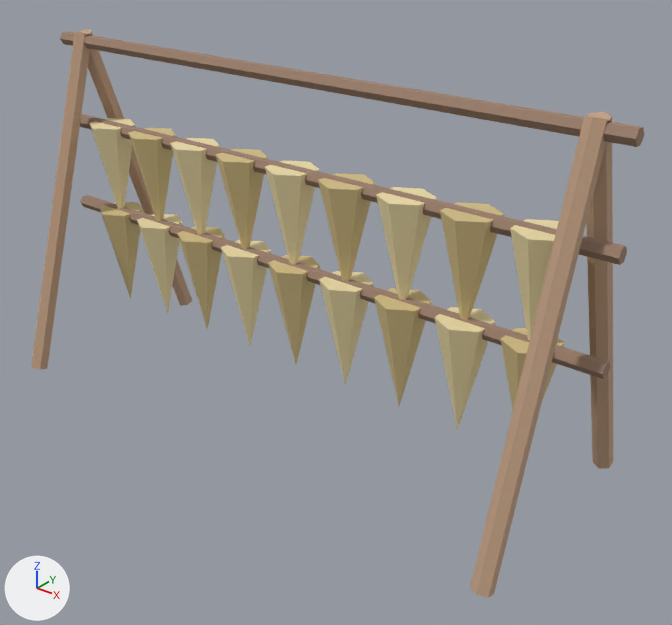
An edit to the glTF model assets/models/env/rice_rack.glb, drawn before and after from the same camera.
The view is the same before and after, from a 50 mm camera at (3.44, -3.9, 3.22) aimed at (0.29, 0.04, 0.78). Arrows for +X, +Y and +Z are at lower left; the lights stay in place. The first picture is the older version. Objects named as collision shapes, trigger or cutter boxes, shadow casters or lower levels of detail are left out. Vertices at exactly the same position are counted once.

Objects in the first picture: 'RiceRack'.
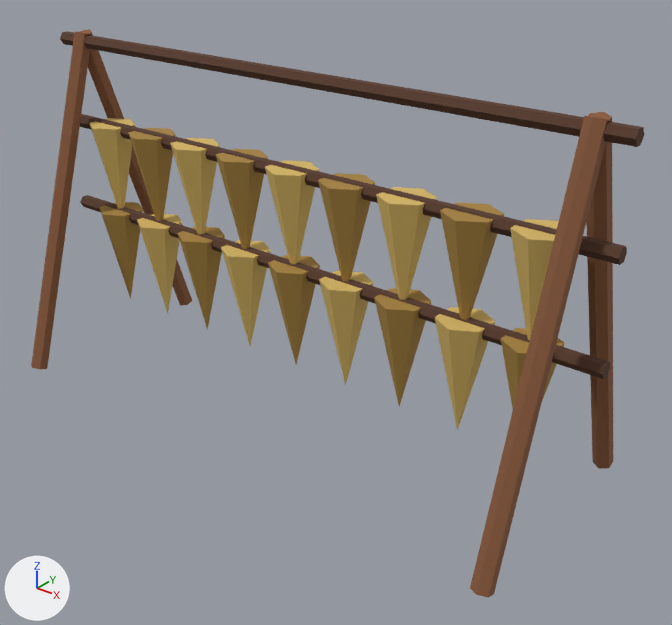
Pixel boxes (x1, y1, x2, y2) of what changed, in the pictures (672 x 625 px):
```json
{"part": 1, "of": "me_ricerack", "change": "recoloured", "before": [31, 29, 613, 597], "after": [31, 29, 613, 597], "on screen": "beige to brown"}
{"part": 2, "of": "me_ricerack", "change": "recoloured", "before": [90, 118, 559, 430], "after": [90, 118, 559, 430], "on screen": "beige to yellow"}
{"part": 3, "of": "me_ricerack", "change": "recoloured", "before": [60, 31, 644, 379], "after": [60, 31, 644, 379]}
```

Edits to the scene script, one JSON object a line:
```json
{"block": "me_ricerack", "where": "me_ricerack.from_pydata(...)  # 210 vertices, 320 faces; spans x -2.0..2.0, y -0.76..0.76, z -0.02..2.22"}
{"block": "me_ricerack", "where": "# used by ob_ricerack; location = (0.0, 0.0, 0.0)"}
{"block": "me_ricerack", "change": "me_ricerack part 1: 170 faces centred in x -1.85..1.85, y -0.74..0.72, z -0.01..2.21 are repainted in the vertex colours; the middle colour goes from beige #d4bf88 to brown #a8853f"}
{"block": "me_ricerack", "change": "me_ricerack part 2: 90 faces centred in x -1.69..1.69, y -0.08..0.11, z 0.8..1.63 are repainted in the vertex colours; the middle colour goes from beige #edddaa to yellow #d8b866"}
{"block": "me_ricerack", "change": "me_ricerack part 3: 60 faces centred in x -2.0..2.0, y -0.04..0.04, z 0.96..2.19 are repainted in the vertex colours; the middle colour goes from brown #9e816d to brown #573827"}
```
